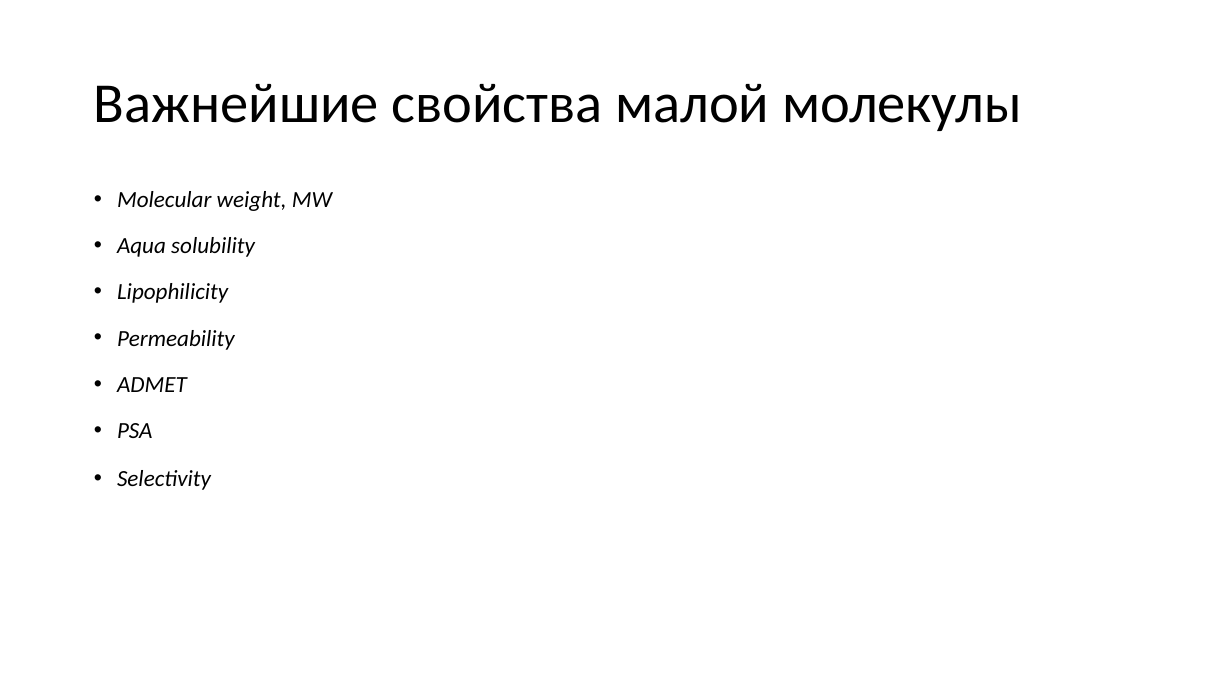
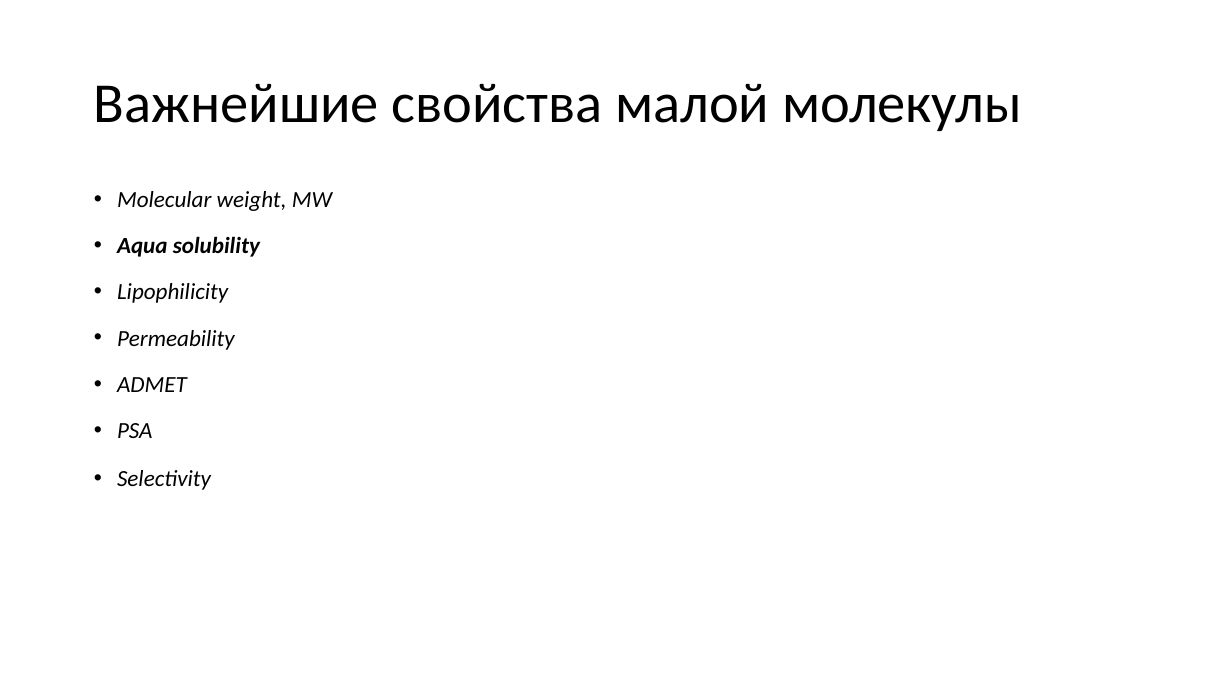
Before and after one commit to Levaaaaaa/BSU, a slide deck: slide 3 of sem_6/course_paper/course_paper/Snezhko_course_paper.pptx (slide 4 before the commit). Drawn at 1232x693 pixels with LibreOffice and Linux fonts; fonts in the diff are those of the drawing. Boxes give left, top, right and bottom in pixels: in the first picture for what was removed or moved away, otherwise in the second. Text is boxed around its words. In the diff, an @@ line names an element or a change of style, - is before the commit and + after.

Commit message:
course paper 2025: update presentation and text

```diff
--- a/sem_6/course_paper/course_paper/Snezhko_course_paper.pptx
+++ b/sem_6/course_paper/course_paper/Snezhko_course_paper.pptx
@@ text at (117,236,260,257): bold on in "Aqua solubility" @@
```
Also in this commit, not shown: 7 other slides changed, 2 slides added, 1 slide removed, 4 other files.
